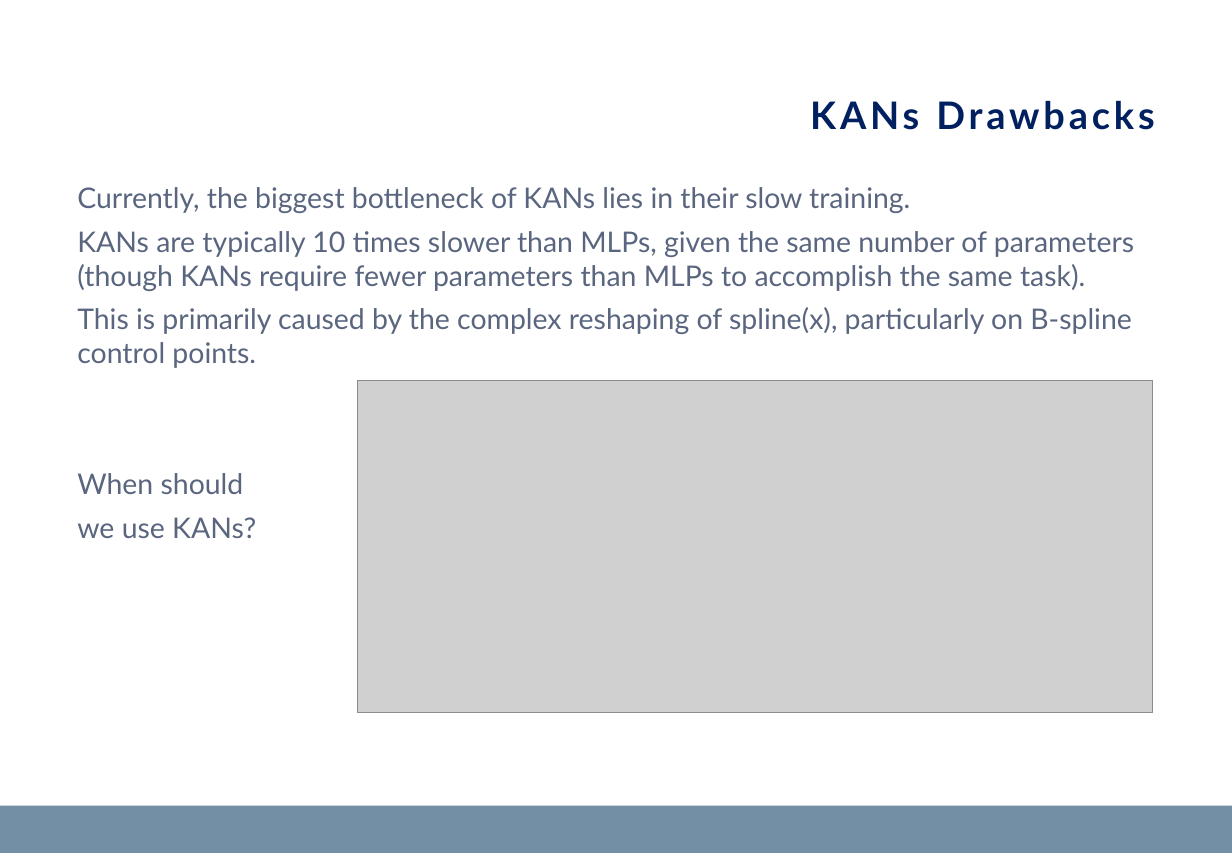
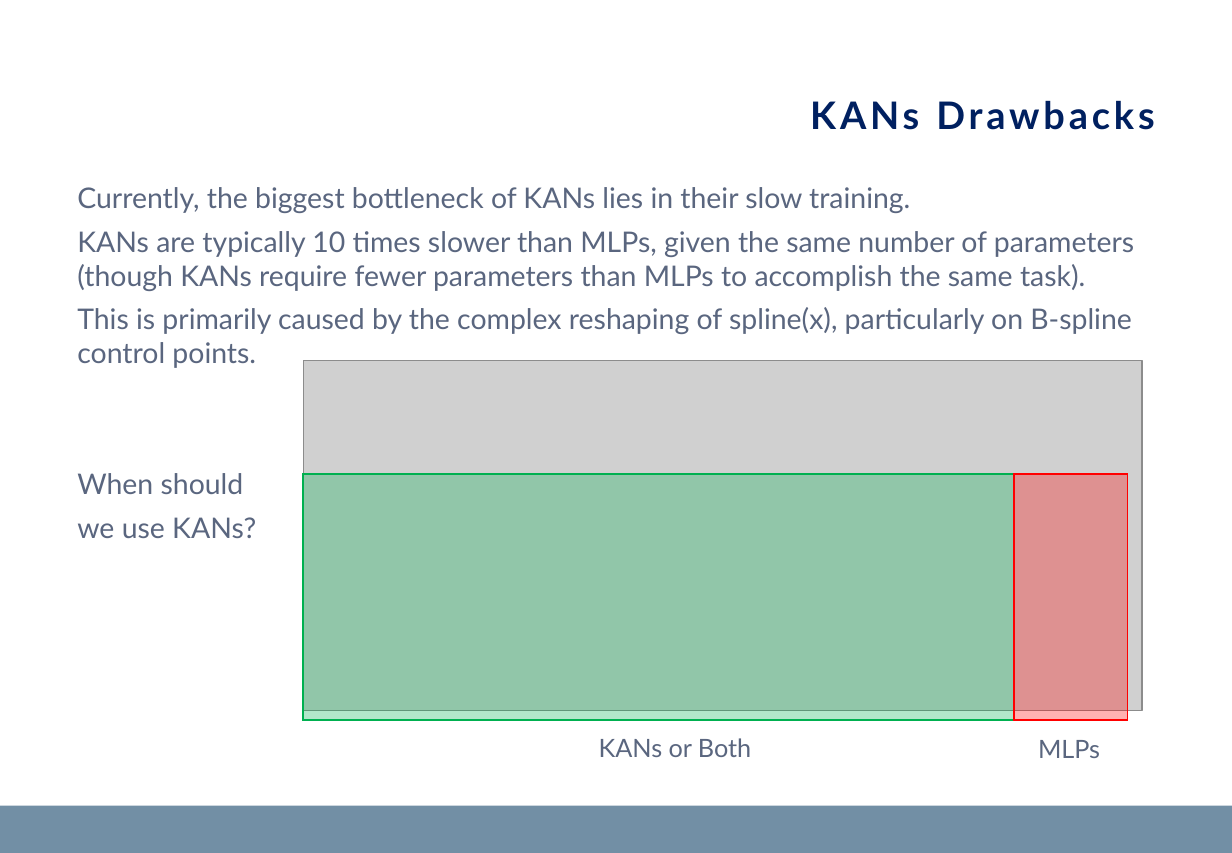
Before and after one commit to matteopasqual02/KAN-naml, a slide deck: slide 15 of KANs_presentation.pptx (slide 14 before the commit). Drawn at 1232x853 pixels with LibreOffice and Linux fonts; fonts in the diff are those of the drawing; grey boxes stand for pictures; background and template pictures are left out. Boxes give left, top, right and bottom in pixels: in the first picture for what was removed or moved away, otherwise in the second. Text is boxed around its words. In the diff, an @@ line names an element or a change of style, - is before the commit and + after.

```diff
--- a/KANs_presentation.pptx
+++ b/KANs_presentation.pptx
@@ picture: place and size @@
-picture at box(358, 381, 1154, 713)
+picture at box(304, 361, 1143, 711)
@@ rectangle added at box(304, 474, 1015, 721), fill #00B050 at 30% opacity, outline #00B050 1 pt @@
@@ rectangle added at box(1015, 474, 1128, 721), fill #FF0000 at 30% opacity, outline #FF0000 1 pt @@
@@ text added at box(599, 738, 751, 757), 16 pt, text #5A667F @@
+KANs or Both
@@ text added at box(1038, 740, 1100, 758), 16 pt, text #5A667F @@
+MLPs
```
Also in this commit, not shown: 5 other slides changed, 3 slides added, 1 slide removed, 2 other files.
